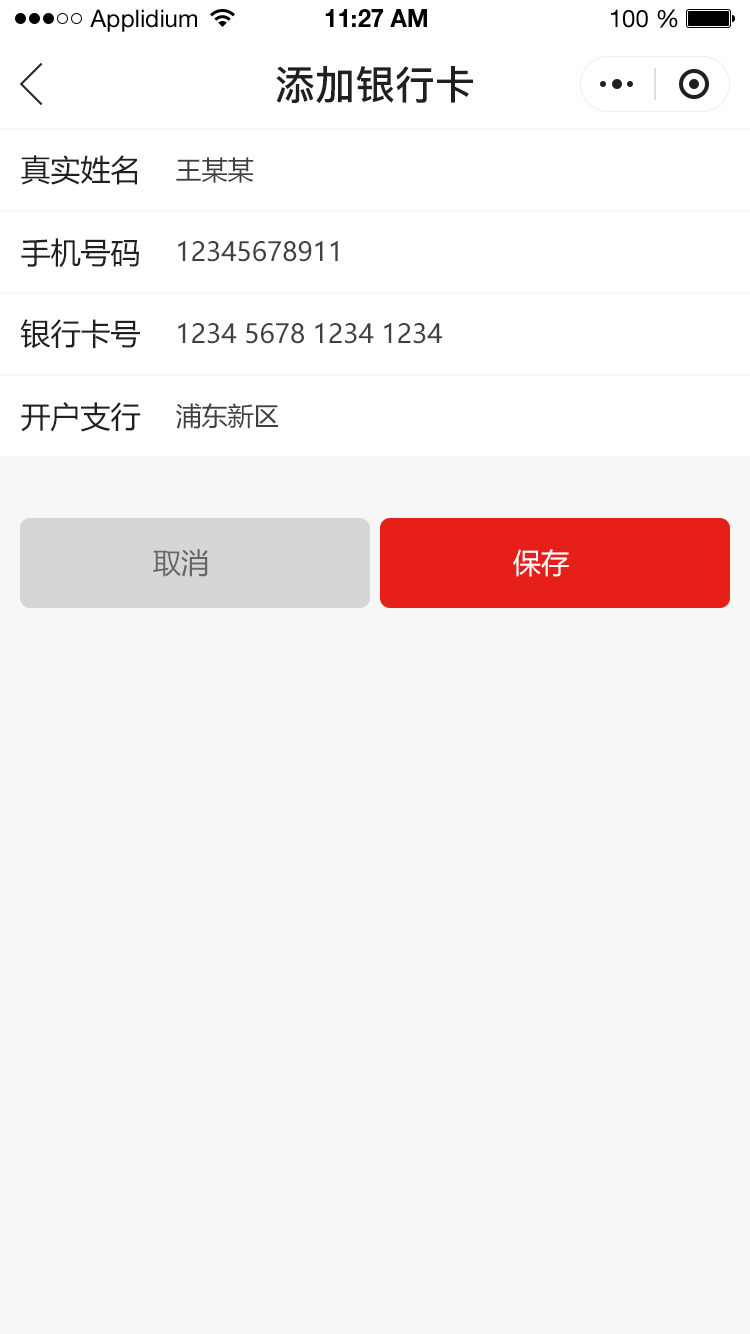
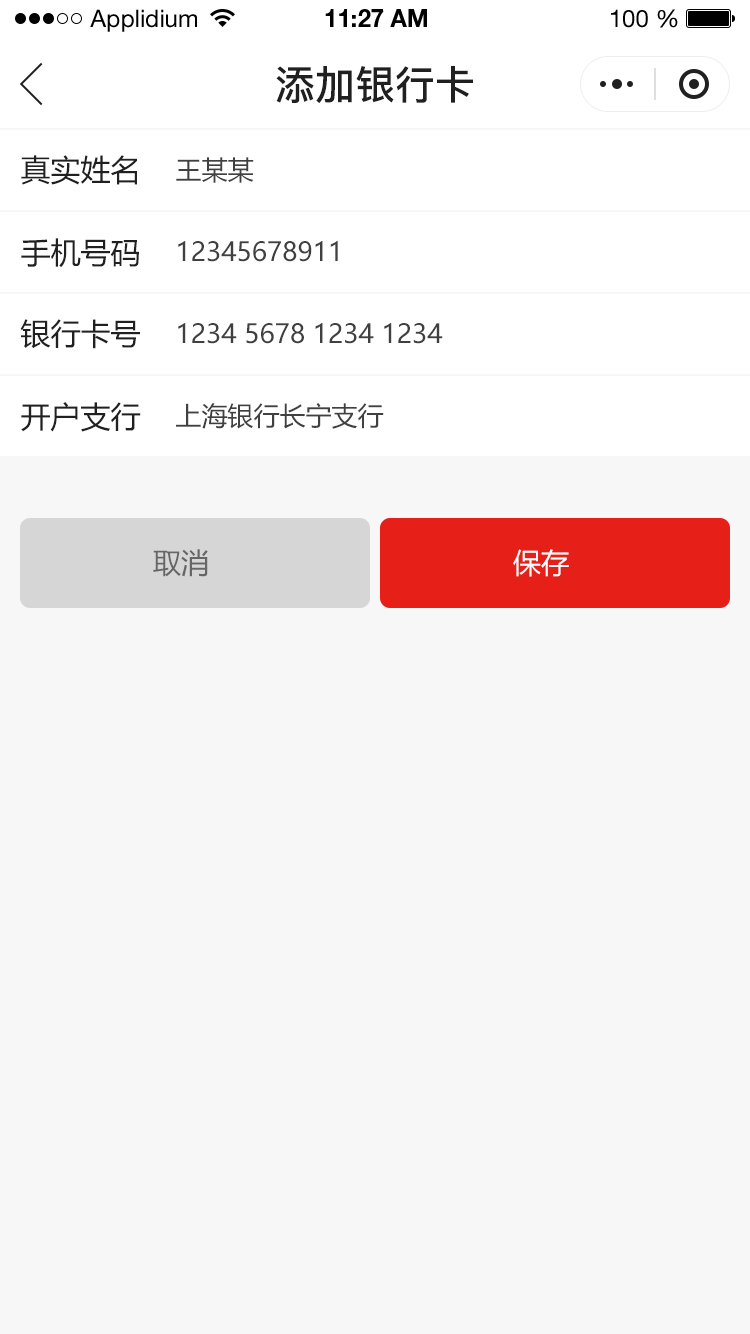
Layers edited between the first and the second 750×1334 image:
renamed "浦东新区" to "上海银行长宁支行", painted on it over bbox(176, 403, 384, 429)
